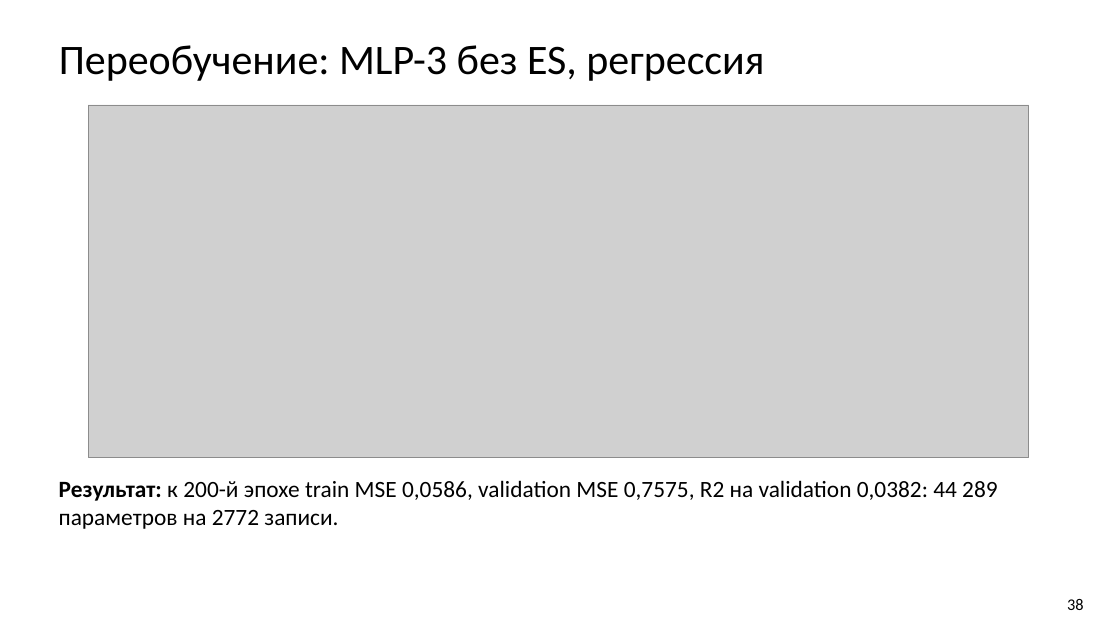
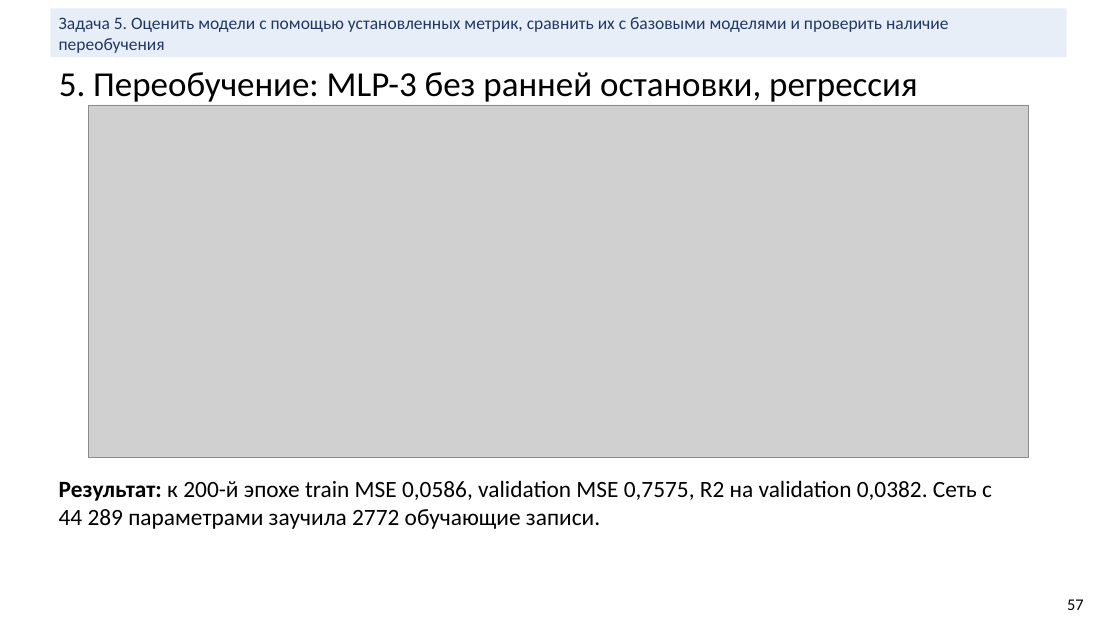
Before and after one commit to bigflyy/nn-uni, a slide deck: slide 57 of labs/lab1/nn-lab-1.pptx (slide 38 before the commit). Drawn at 1120x630 pixels with LibreOffice and Linux fonts; fonts in the diff are those of the drawing; grey boxes stand for pictures. Boxes give left, top, right and bottom in pixels: in the first picture for what was removed or moved away, otherwise in the second. Text is boxed around its words. In the diff, an @@ line names an element or a change of style, - is before the commit and + after.

```diff
--- a/labs/lab1/nn-lab-1.pptx
+++ b/labs/lab1/nn-lab-1.pptx
@@ rectangle added at [50,8,1067,57], fill #E8EEF7, 15 pt, text #1F3864 @@
+Задача 5. Оценить модели с помощью установленных метрик, сравнить их с базовыми моделями и проверить наличие переобучения
@@ title at [59,72,917,102]: text changed; size 36 to 30 pt @@
-Переобучение: MLP-3 без ES, регрессия
+5. Переобучение: MLP-3 без ранней остановки, регрессия
@@ text at [59,480,992,529]: text changed @@
-Результат: к 200-й эпохе train MSE 0,0586, validation MSE 0,7575, R2 на validation 0,0382: 44 289 параметров на 2772 записи.
+Результат: к 200-й эпохе train MSE 0,0586, validation MSE 0,7575, R2 на validation 0,0382. Сеть с 44 289 параметрами заучила 2772 обучающие записи.
@@ text at [1067,599,1084,610]: text changed @@
-38
+57
```
Also in this commit, not shown: 41 other slides changed, 19 slides added, 2 slides removed, 19 other files.
